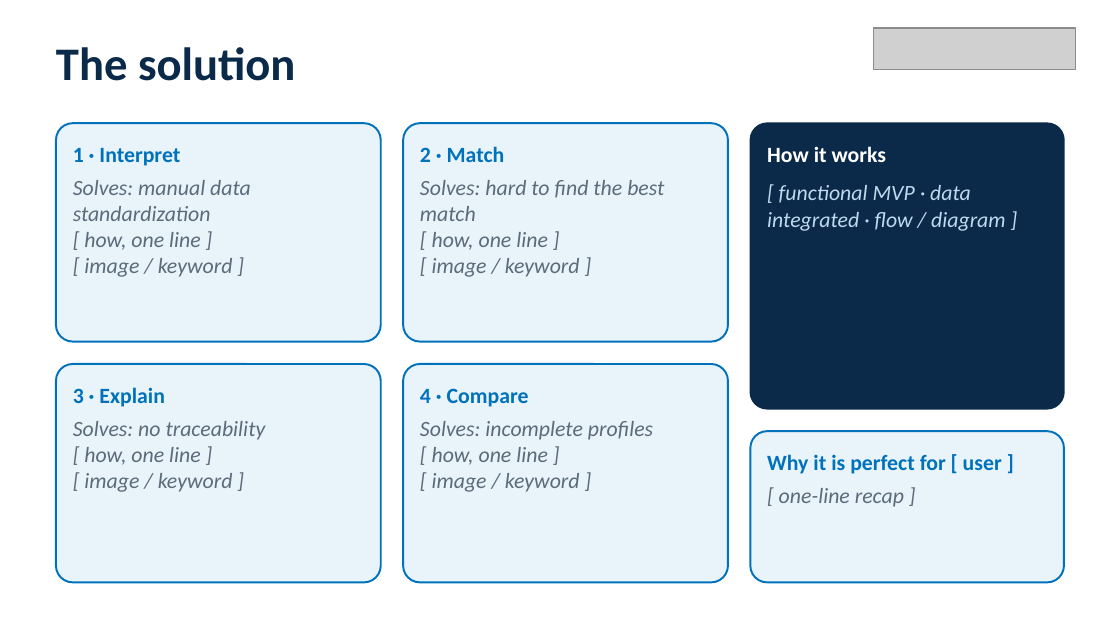
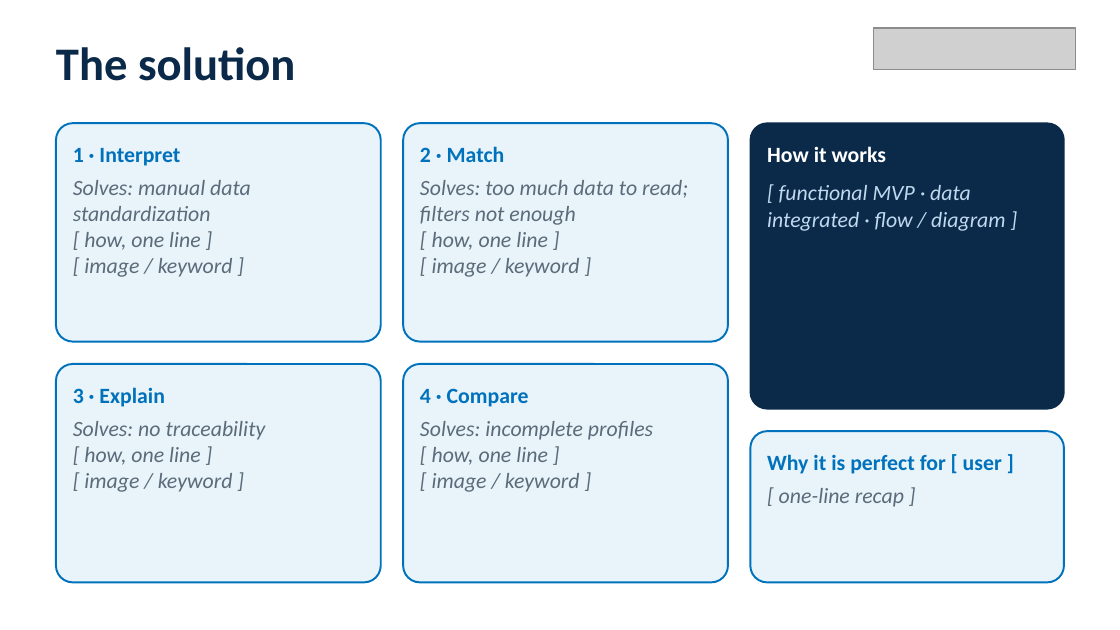
Before and after one commit to igagmol/hackaton-saturday, a slide deck: slide 3 of pitch/NTTDATA_pitch_deck.pptx. Drawn at 1120x630 pixels with LibreOffice and Linux fonts; fonts in the diff are those of the drawing; grey boxes stand for pictures. Boxes give left, top, right and bottom in pixels: in the first picture for what was removed or moved away, otherwise in the second. Text is boxed around its words. In the diff, an @@ line names an element or a change of style, - is before the commit and + after.

```diff
--- a/pitch/NTTDATA_pitch_deck.pptx
+++ b/pitch/NTTDATA_pitch_deck.pptx
@@ text at bbox=[420, 180, 688, 225]: text changed @@
-Solves: hard to find the best match
+Solves: too much data to read; filters not enough
```
Also in this commit, not shown: 1 other slide changed, 3 other files.
